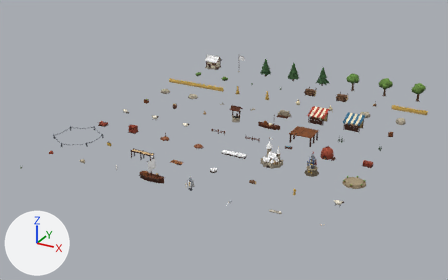
The glTF model public/art/models/village_kit.glb as it was, and as the next commit left it.
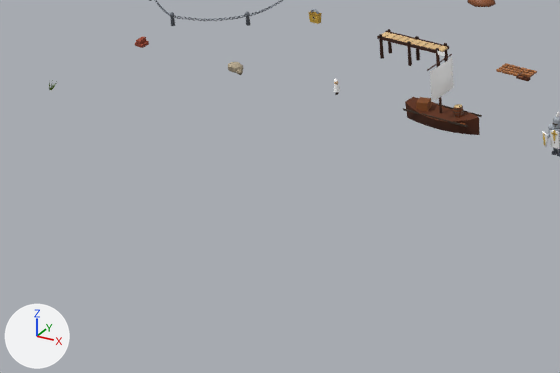
Each version is shown whole from a camera (50 mm lens) standing at (16.57, -28.91, 10.21) and looking at (5.02, -7.91, -0.29), then close up on the part from 1% to 43% of the width and 49% to 94% of the height. Every picture has the same lights, and +X, +Y and +Z are marked at lower left. The last two pictures show the newer version.

The first close-up shows 'pier', 'ship' and 8 more.
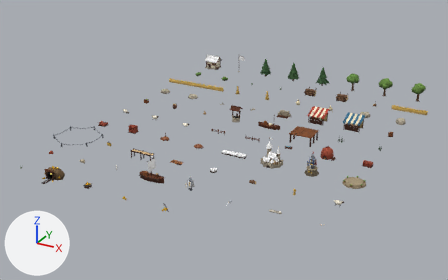
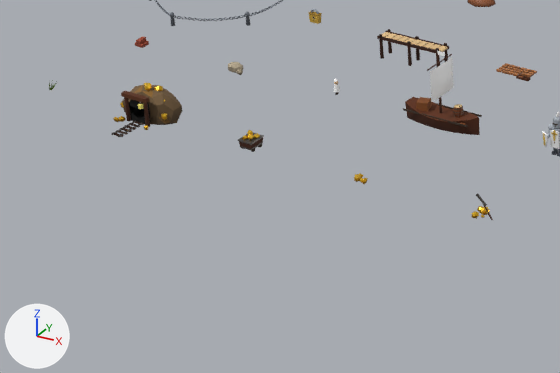
Pixel boxes (x1, y1, x2, y2) of what changed, in the close-ups (560 x 373 px):
'mine', added: after (112, 82, 182, 137)
    faces in mat_m_stone: (122, 85, 182, 125)
    faces in mat_m_wood: (113, 91, 150, 137)
    faces in mat_m_dark: (129, 99, 150, 124)
    faces in mat_m_gold: (113, 82, 167, 130)
'minecart', added: after (238, 130, 264, 152)
    faces in mat_m_metal: (238, 133, 264, 150)
'nuggets_1', added: after (472, 193, 493, 220)
'nuggets_0', added: after (354, 173, 368, 184)

The change, as a list of edits to the scene's bpy script:
```text
Add mat_m_gold:
    mat_m_gold = bpy.data.materials.new('M_gold')
    # nodes: BsdfPrincipled, Mix, OutputMaterial, VertexColor
    # colours: yellow #f4c443, mixed with the vertex colours
Add me_nuggets_1_mesh:
    me_nuggets_1_mesh.from_pydata(...)  # 116 vertices, 192 faces; spans x -0.076..0.165, y -0.113..0.097, z -0.018..0.269
    # faces by material slot: [160, 20, 12]
    me_nuggets_1_mesh.materials.append(mat_m_gold)
    me_nuggets_1_mesh.materials.append(mat_m_wood)
    me_nuggets_1_mesh.materials.append(mat_m_metal)
Add me_nuggets_0_mesh:
    me_nuggets_0_mesh.from_pydata(...)  # 72 vertices, 120 faces; spans x -0.1..0.08, y -0.067..0.075, z -0.019..0.068
    me_nuggets_0_mesh.materials.append(mat_m_gold)
Add me_minecart_mesh:
    me_minecart_mesh.from_pydata(...)  # 184 vertices, 316 faces; spans x -0.098..0.098, y -0.115..0.115, z 0.003..0.223
    # faces by material slot: [12, 24, 160, 120]
    me_minecart_mesh.materials.append(mat_m_wood)
    me_minecart_mesh.materials.append(mat_m_metal)
    me_minecart_mesh.materials.append(mat_m_dark)
    me_minecart_mesh.materials.append(mat_m_gold)
Add me_mine_mesh:
    me_mine_mesh.from_pydata(...)  # 408 vertices, 696 faces; spans x -0.409..0.403, y -0.55..0.409, z -0.042..0.445
    # faces by material slot: [180, 220, 68, 180, 36, 12]
    me_mine_mesh.materials.append(mat_m_stone)
    me_mine_mesh.materials.append(mat_m_gold)
    me_mine_mesh.materials.append(mat_m_dark)
    me_mine_mesh.materials.append(mat_m_wood)
    me_mine_mesh.materials.append(mat_m_metal)
    me_mine_mesh.materials.append(mat_m_paint)
Add ob_nuggets_1:
    ob_nuggets_1 = bpy.data.objects.new('nuggets_1', me_nuggets_1_mesh)
    ob_nuggets_1.location = (6.4, -14.4, 0.0)
Add ob_nuggets_0:
    ob_nuggets_0 = bpy.data.objects.new('nuggets_0', me_nuggets_0_mesh)
    ob_nuggets_0.location = (4.8, -14.4, 0.0)
Add ob_minecart:
    ob_minecart = bpy.data.objects.new('minecart', me_minecart_mesh)
    ob_minecart.location = (3.2, -14.4, 0.0)
Add ob_mine:
    ob_mine = bpy.data.objects.new('mine', me_mine_mesh)
    ob_mine.location = (1.6, -14.4, 0.0)
```
